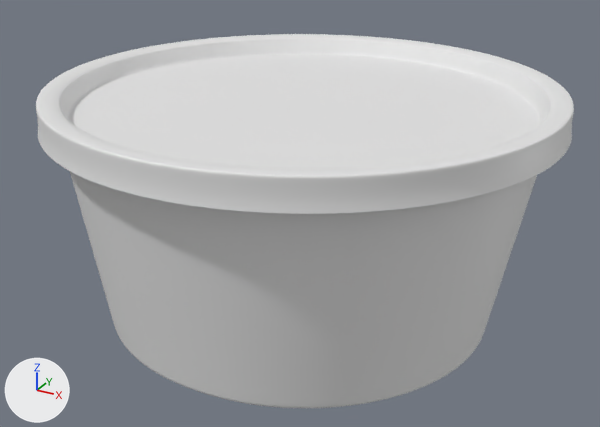
What one commit did to the glTF model lightBox/assets/texture_models/120ml_round.glb.
Rendered twice from a 50 mm lens placed at (0.0589, -0.107, 0.0668), pointed at (0.0007, -0.0011, 0.0139). The lights are fixed; the arrows at lower left show +X, +Y and +Z. Materials are left out; every surface is plain grey. Where no turn or scale is listed for an object, it has been applied to the vertices.

The scene before the commit, as lines of its bpy script (objects in view):
```python
me_mesh_0 = bpy.data.meshes.new('Mesh_0')
me_mesh_0.from_pydata(...)  # 16386 vertices, 32768 faces; spans x -0.039..0.039, y -0.0383..0.0397, z 0.0875..0.0924
me_mesh_0.materials.append(mat_top)
me_mesh_1 = bpy.data.meshes.new('Mesh_1')
me_mesh_1.from_pydata(...)  # 2432 vertices, 4608 faces; spans x -0.644..0.643, y -0.644..0.644, z 0.002..0.58
me_mesh_1.materials.append(mat_texture)
ob_2001 = bpy.data.objects.new('2001', me_mesh_0)
ob_2001.location = (0.0006, -0.0001, -0.0578)
ob_circle001001 = bpy.data.objects.new('Circle001001', me_mesh_1)
ob_circle001001.parent = ob_scene
ob_circle001001.location = (0.0, 0.0, -0.00256)
ob_circle001001.rotation_euler = (-0.0147, -0.0216, -1.339)  # degrees (-0.8, -1.2, -77)
ob_circle001001.scale = (0.0564, 0.0564, 0.0564)
```
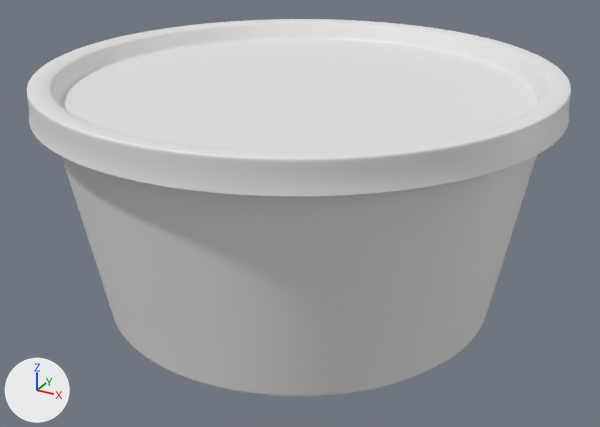
Changed parts and their boxes (x1, y1, x2, y2) in the pictures (600 x 427 px):
'Circle001001', moved, turned, rescaled: before (70, 172, 537, 408); after (61, 155, 537, 397)
'2001', deleted: before (36, 34, 574, 214)
'1', added: after (27, 19, 571, 196)

Edits to the bpy script that builds the scene:
```text
Add me_mesh_0_1:
    me_mesh_0_1.from_pydata(...)  # 12033 vertices, 23808 faces; spans x -0.039..0.039, y -0.0391..0.0389, z 0.0325..0.0371
Remove ob_2001:
    ob_2001 = bpy.data.objects.new('2001', me_mesh_0)
    ob_2001.location = (0.0006, -0.0001, -0.0578)
Change ob_circle001001:
    ob_circle001001.scale: (0.0564, 0.0564, 0.0564) -> (1.0, 1.0, 1.0)
    ob_circle001001.parent: ob_scene -> ob_circle
    ob_circle001001.location: (0.0, 0.0, -0.00256) -> (0.0, 0.0, 0.0)
    ob_circle001001.rotation_euler: (-0.0147, -0.0216, -1.339) -> (-0.0000398, 0.0000409, 1.093)  # degrees (-0.8, -1.2, -77) -> degrees (0, 0, 63)
Add ob_circle:
    ob_circle = bpy.data.objects.new('Circle', None)
    ob_circle.parent = ob_scene001
    ob_circle.location = (0.0, 0.0, 0.0)
    ob_circle.scale = (0.0564, 0.0564, 0.0564)
Add ob_scene001:
    ob_scene001 = bpy.data.objects.new('Scene001', None)
    ob_scene001.parent = ob_scene
    ob_scene001.location = (0.0, 0.0, -0.0000833)
    ob_scene001.rotation_euler = (0.000968, 0.00375, -1.339)  # degrees (0.1, 0.2, -77)
Add ob_1:
    ob_1 = bpy.data.objects.new('1', me_mesh_0_1)
    ob_1.location = (0.0, 0.0, -0.0001)
```
